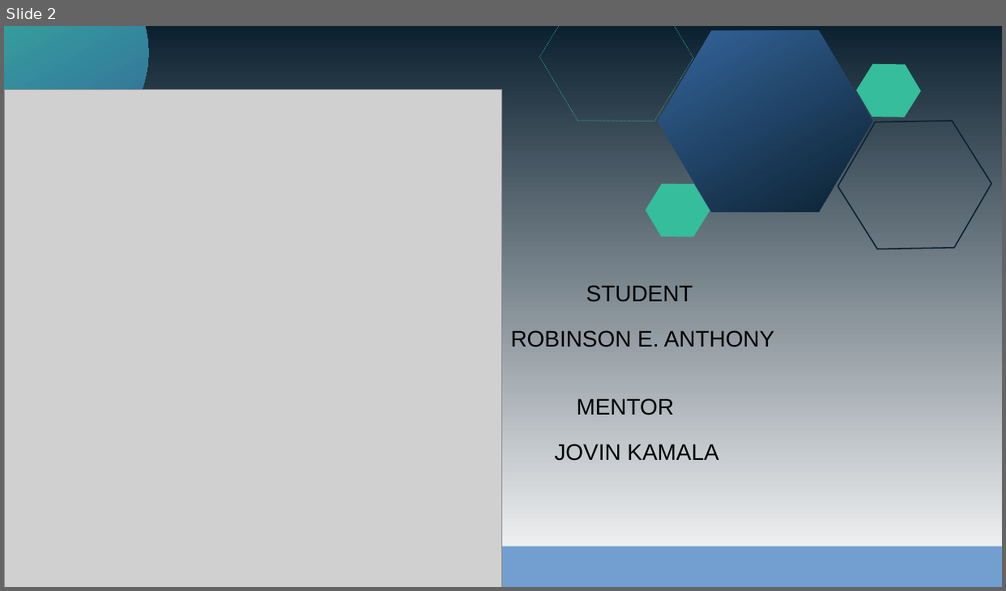
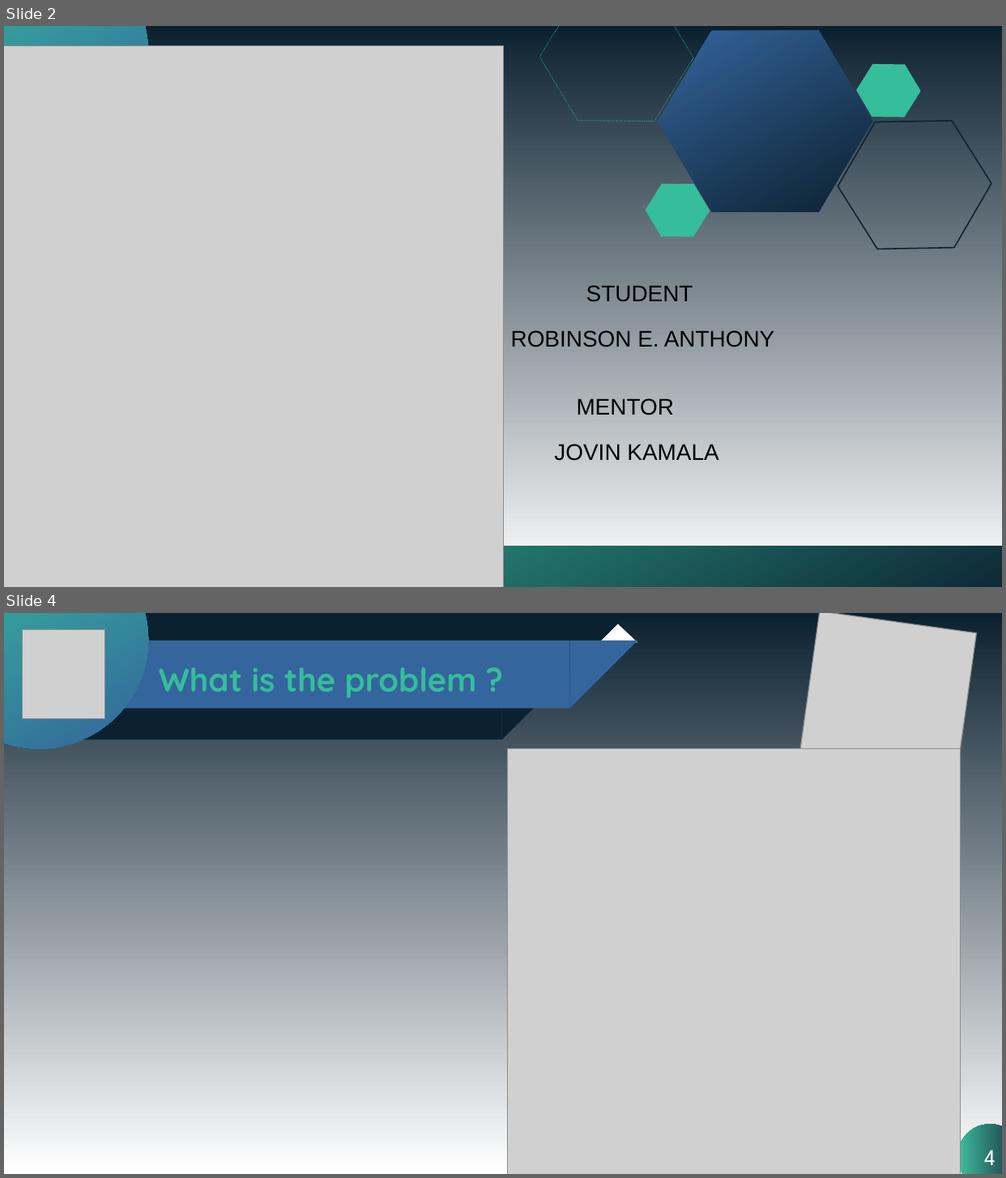
Before and after one commit to Uncode15/presentation, a slide deck: ppt/proposal.pptx. Shown one above the other, each under a label of ours: slide 2 before the commit, slides 2 and 4 after it; the slides between them are not shown. The pictures are 1006x591 and 1006x1178 pixels, drawn with LibreOffice and Linux fonts; fonts in the diff are those of the drawing; grey boxes stand for pictures. Boxes give left, top, right and bottom in pixels: in the first picture for what was removed or moved away, otherwise in the second. Text is boxed around its words. In the diff, an @@ line names an element or a change of style, - is before the commit and + after.

```diff
--- a/ppt/proposal.pptx
+++ b/ppt/proposal.pptx
@@ slide 4 added at <box>4,613,1002,1174</box>, background gradient #0C2130 to #FFFFFF @@
@@ rectangle added at <box>4,613,502,740</box>, fill #0C2130 @@
@@ ellipse added at <box>4,613,148,749</box>, fill gradient #35BD9C to #34659C @@
@@ picture added at <box>22,629,105,719</box> @@
@@ right triangle added at <box>502,613,629,740</box>, fill #0C2130 @@
@@ triangle added at <box>593,623,638,643</box>, fill #FFFFFF @@
@@ picture added at <box>798,613,977,790</box> @@
@@ rectangle added at <box>95,641,570,708</box>, fill #34659C @@
@@ right triangle added at <box>570,641,638,708</box>, fill #34659C @@
@@ text added at <box>159,667,477,698</box>, 26 pt, text #35BD9C, bold @@
+What is the problem ?
@@ picture added at <box>508,749,961,1174</box> @@
@@ ellipse added at <box>957,1125,1002,1174</box>, fill gradient #35BD9C to #0C2130, 18 pt, text #FFFFFF @@
+4
@@ slide 2 changed as well @@
@@ picture: place and size @@
-picture at <box>4,89,502,587</box>
+picture at <box>4,46,503,587</box>
@@ rectangle at <box>4,547,1002,587</box>: fill #729FCF to gradient #35BD9C to #0C2130 @@
```
Also in this commit, not shown: 2 other slides changed, 1 slide removed.
